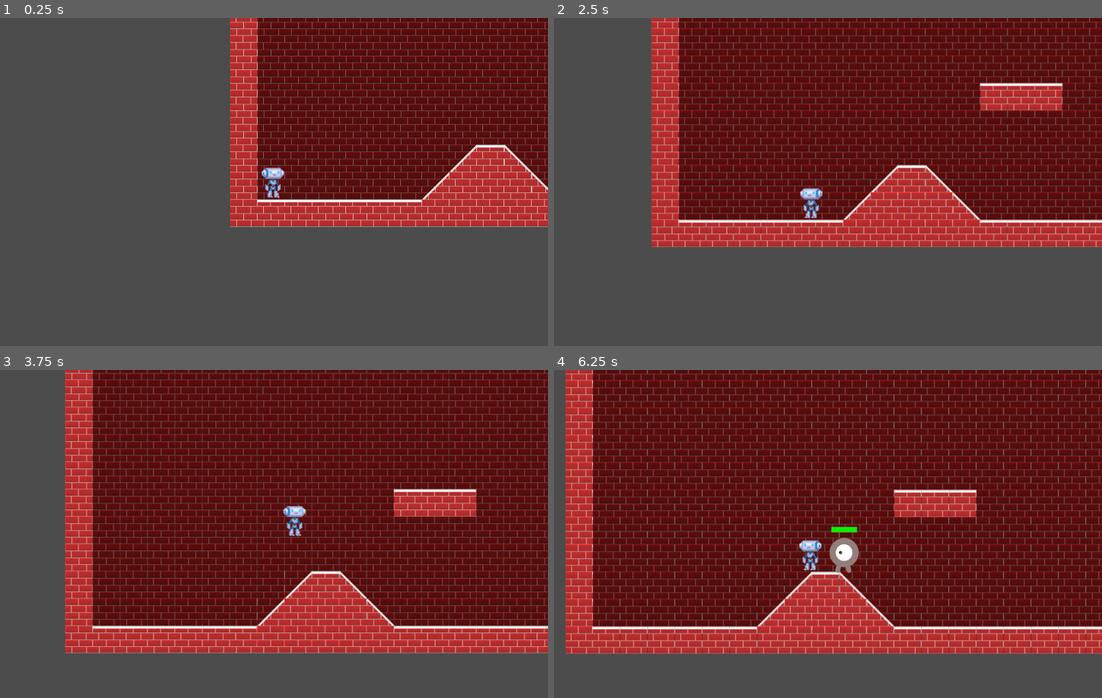
Above: before the commit, frames 1-4 (two rows, left to right).
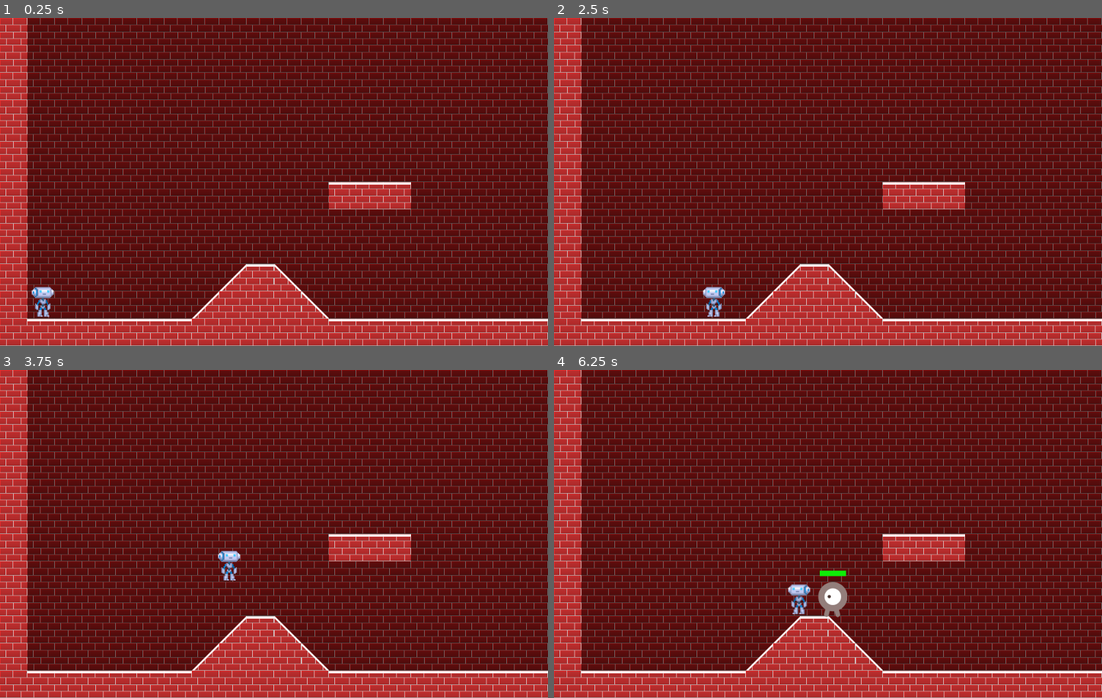
Above: after the commit, the same moments.

Repository: Ruefa/godot_test
Game: Godot game, scene res://Main.tscn
Same seed, same stepped clock (60 frames per second), same inputs: the game is played once before the commit and once after it.
Inputs:
- Up to frame 1 (0.25 s): no input
- Up to frame 2 (2.5 s): hold Right (ui_right) 0.53-2.03 s; tap Up (ui_up) at 0.77, 1.52 s; hold Left (ui_left) from 2.03 s (still down)
- Up to frame 3 (3.75 s): release Left (ui_left) at 2.78 s; hold Right (ui_right) from 2.78 s (still down); tap Up (ui_up) at 3.02 s
- Up to frame 4 (6.25 s): tap Up (ui_up) at 3.77, 4.52, 6.02 s; release Right (ui_right) at 4.28 s; hold Left (ui_left) 4.28-5.03 s; hold Right (ui_right) 5.03-5.78 s; hold Left (ui_left) from 5.78 s (still down)

The runs differ from the first frame. In frame 1, 82% of the frame differs, in the area x 0-100%, y 0-100%; in frame 2, 73%; in frame 3, 66%; in frame 4, 61%.

Commit message:
set player camera limits based on current map

Diff:
--- a/Side Scroll/Main.gd
+++ b/Side Scroll/Main.gd
@@ -10,6 +10,8 @@
 	$Menu.setPlayer($Player)
 
 	curMap = $Map1/FG
+	setCameraLimits()
+
 
 # Called every frame. 'delta' is the elapsed time since the previous frame.
 func _process(delta):
@@ -30,4 +32,11 @@
 	add_child(monster)
 
 	monster.position = $MonsterPath/MonsterSpawnLocation.position
-	monster.z_index = 0
+
+
+func setCameraLimits():
+	$Player/Camera.limit_top = 0
+	$Player/Camera.limit_bottom = curMap.get_used_rect().size.y * curMap.cell_size.y
+
+	$Player/Camera.limit_left = 0
+	$Player/Camera.limit_right = curMap.get_used_rect().size.x * curMap.cell_size.x
